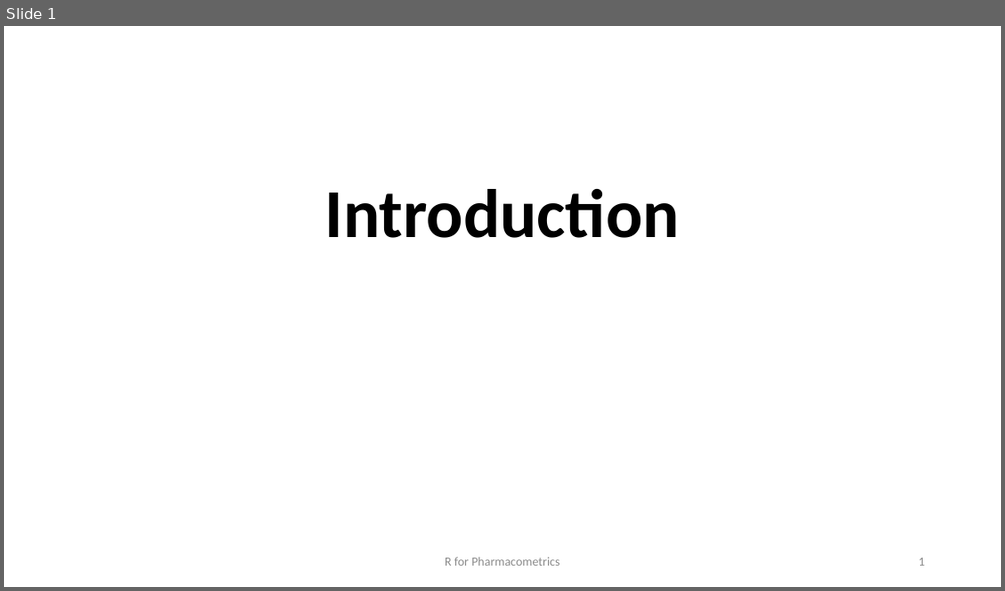
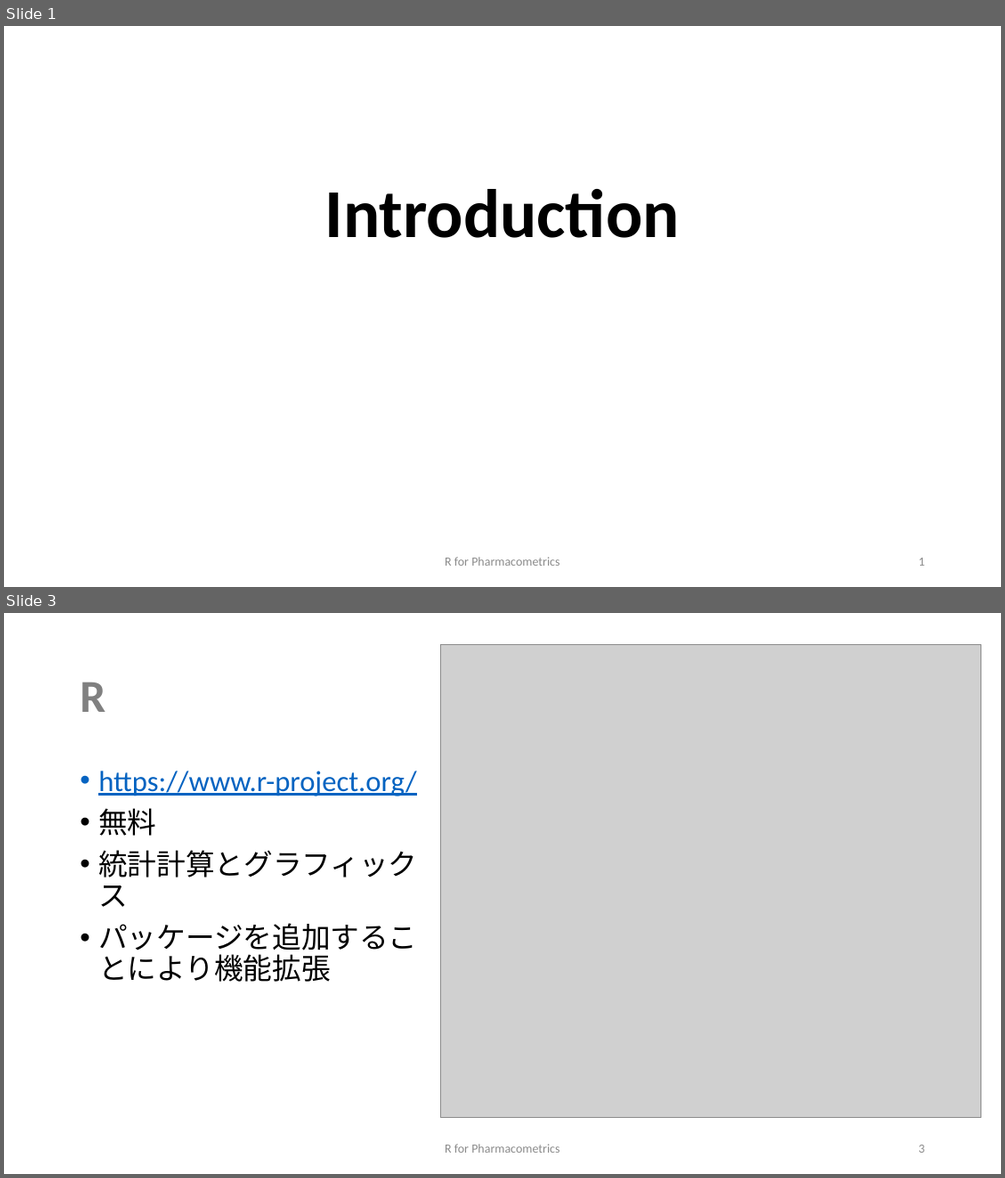
Before and after one commit to MasatoFukae/R-for-PMx, a slide deck: sample/0_introduction.pptx. Shown one above the other, each under a label of ours: slide 1 before the commit, slides 1 and 3 after it; the slides between them are not shown. The pictures are 1005x591 and 1005x1178 pixels, drawn with LibreOffice and Linux fonts; fonts in the diff are those of the drawing; grey boxes stand for pictures. Boxes give left, top, right and bottom in pixels: in the first picture for what was removed or moved away, otherwise in the second. Text is boxed around its words. In the diff, an @@ line names an element or a change of style, - is before the commit and + after.

```diff
--- a/sample/0_introduction.pptx
+++ b/sample/0_introduction.pptx
@@ slide 3 added at (x1=4, y1=613, x2=1001, y2=1174), background #FFFFFF @@
@@ picture added at (x1=441, y1=644, x2=980, y2=1118) @@
@@ title added at (x1=80, y1=682, x2=105, y2=712), 44 pt, text #808080, bold @@
+R
@@ text added at (x1=98, y1=771, x2=417, y2=981), 28 pt, text #000000 @@
+• https://www.r-project.org/
+• 無料
+• 統計計算とグラフィックス
+• パッケージを追加することにより機能拡張
@@ text added at (x1=445, y1=1143, x2=559, y2=1152), 12 pt, text #8C8C8C @@
+R for Pharmacometrics
@@ page number added at (x1=918, y1=1144, x2=924, y2=1152), 12 pt, text #8C8C8C @@
+3
```
Also in this commit, not shown: 2 slides changed, 7 other slides added.
